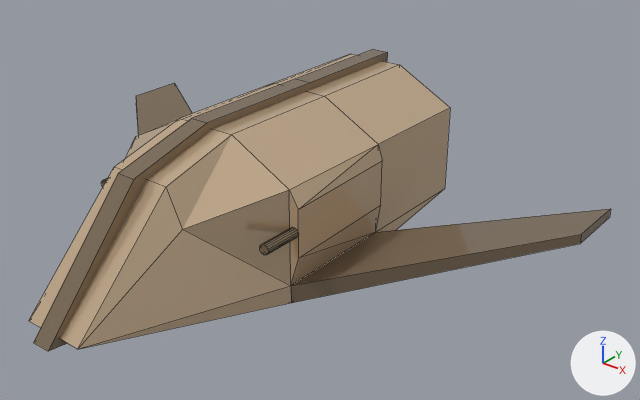
One commit to the Blender file Assets/Visuals/DFighter.blend: the scene before it, then after it.
Before and after are seen from a 50 mm lens placed at (11.12, -11.18, 6.98), pointed at (1.33, 1.05, -0.61). Arrows for +X, +Y and +Z are at lower right; the lights stay in place. The first picture is the older version. Mesh edges are drawn as thin lines.

The first picture shows 'Body'.
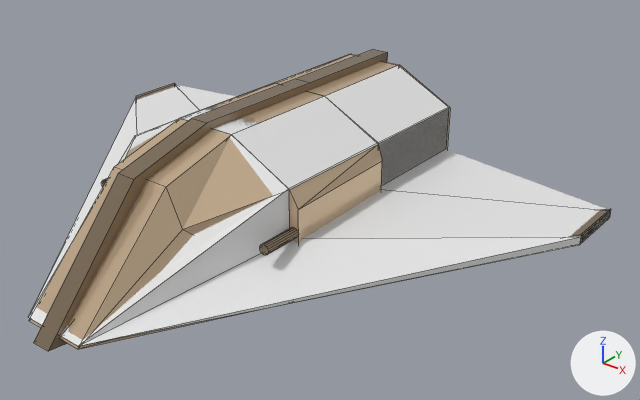
The newer file is also turned or shifted as a whole; pictures and numbers use the older file's frame.

Location of each change, [x1, y1, x2, y2] in pixels of the pictures (640 x 400 px):
```json
{"object": "BodyBox", "change": "added", "after": [28, 66, 610, 346]}
```

The change, as JSON lines over the scene's bpy script:
```json
{"op": "add", "block": "me_cube_001", "code": ["me_cube_001 = bpy.data.meshes.new('Cube.001')", "me_cube_001.from_pydata(...)  # 56 vertices, 54 faces; spans x -6.0..6.0, y -1.5..1.5, z -4.5..4.5"]}
{"op": "add", "block": "ob_bodybox", "code": ["ob_bodybox = bpy.data.objects.new('BodyBox', me_cube_001)", "ob_bodybox.location = (0.0, 0.13, -0.37)", "ob_bodybox.rotation_euler = (1.571, 0.0, 0.0)  # degrees (90, 0, 0)"]}
```
